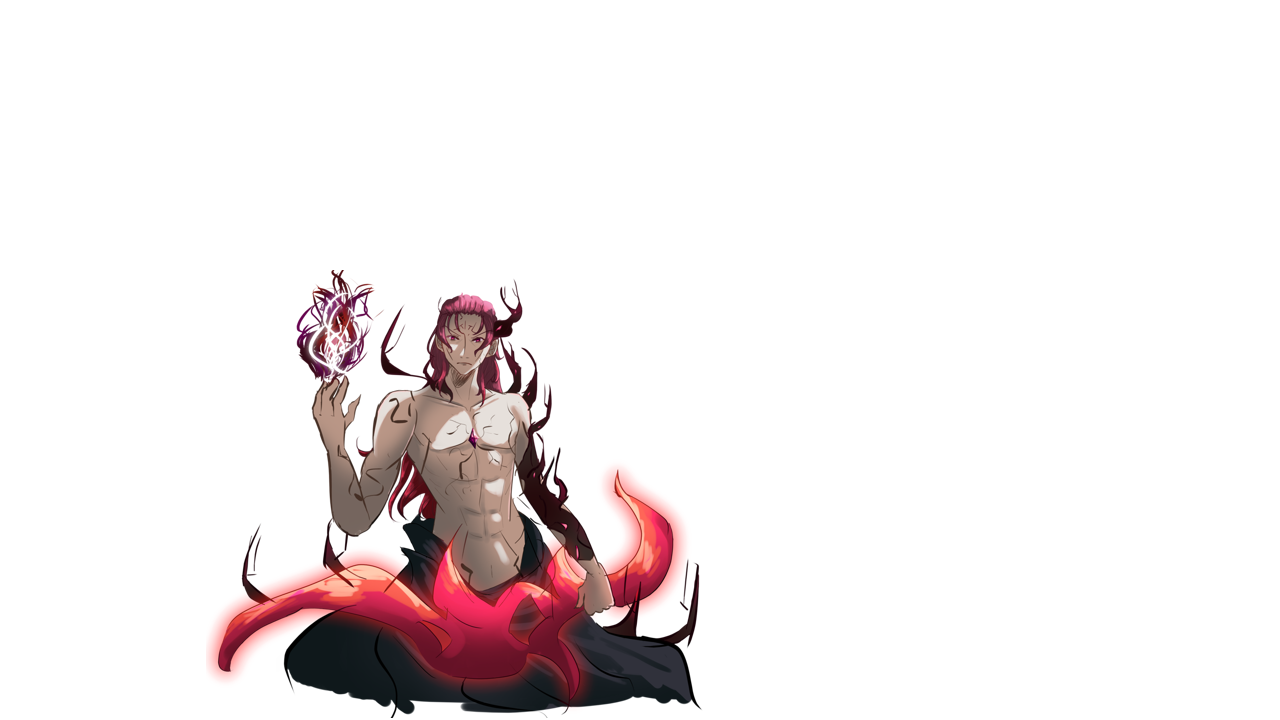
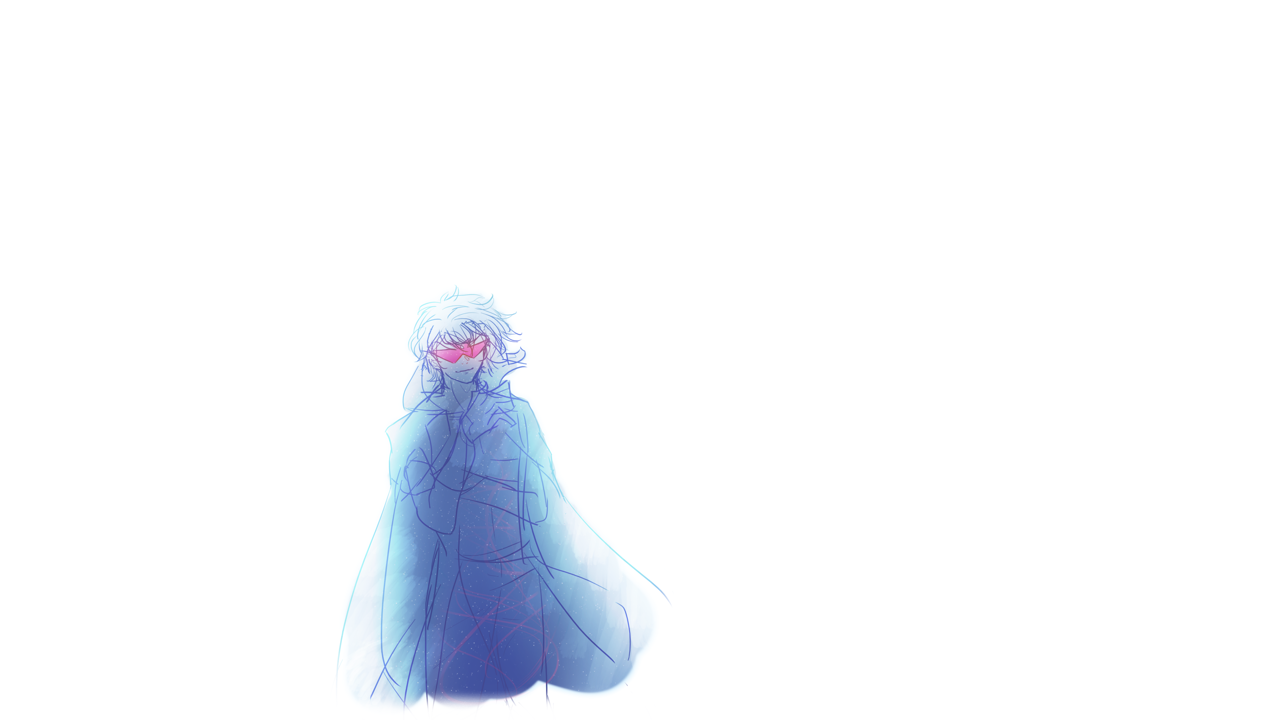
Comparing the layer stacks of the two (1280, 720) images. Changes:
added layer "wacclandrisen.png" (90%) above "Darkness1.png" over [left=206, top=270, right=703, bottom=718]
hid "Darkness.png", painted on it over [left=206, top=270, right=703, bottom=718]
